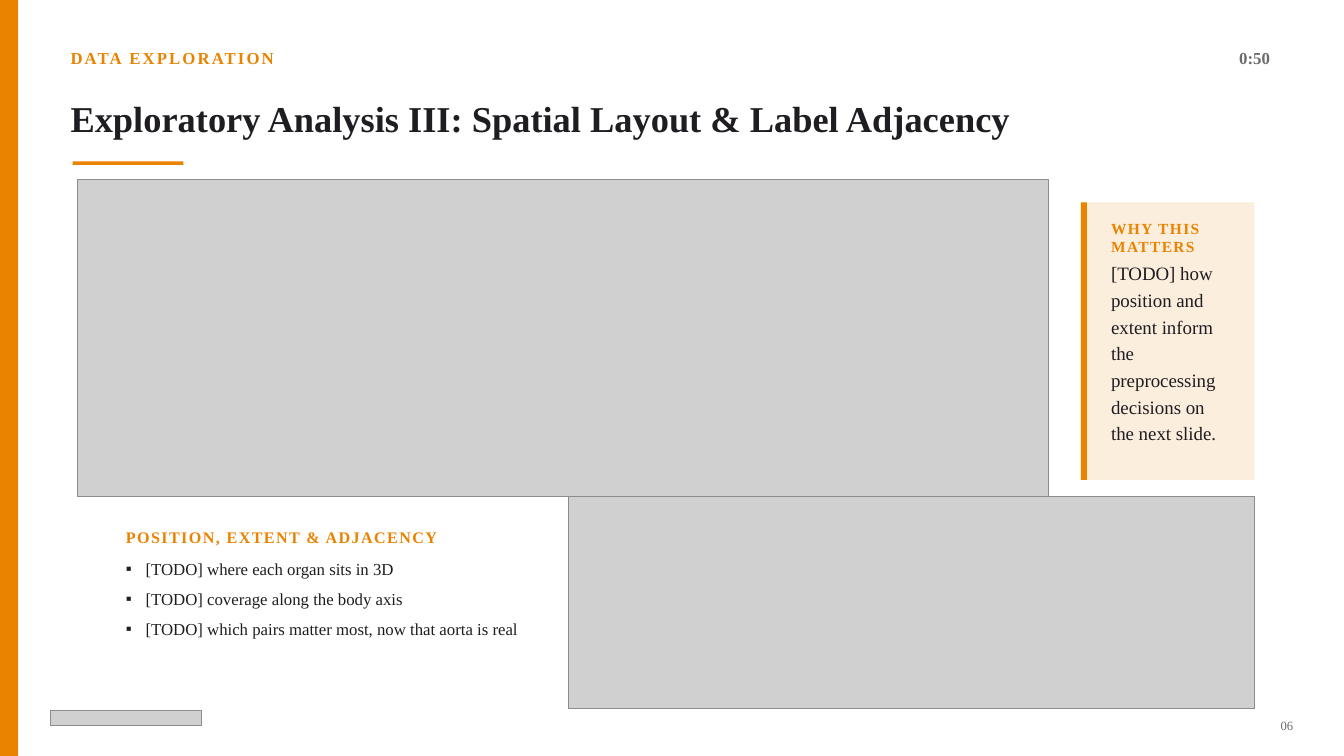
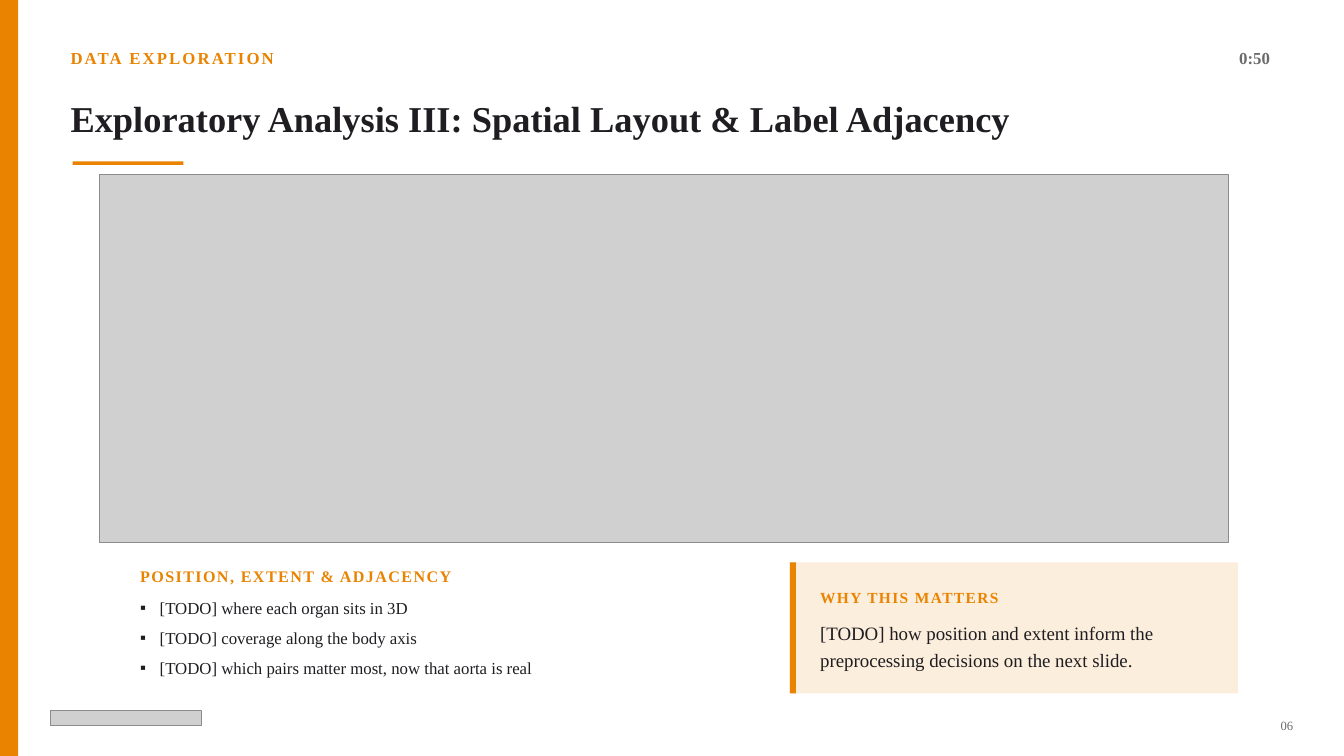
Before and after one commit to HKervadec/ai4mi_project, a slide deck: slide 7 of deck/midproject_outline.pptx. Drawn at 1344x756 pixels with LibreOffice and Linux fonts; fonts in the diff are those of the drawing; grey boxes stand for pictures. Boxes give left, top, right and bottom in pixels: in the first picture for what was removed or moved away, otherwise in the second. Text is boxed around its words. In the diff, an @@ line names an element or a change of style, - is before the commit and + after.

Commit message:
Deck: contact strip moved to the appendix, spatial slide layout updated

```diff
--- a/deck/midproject_outline.pptx
+++ b/deck/midproject_outline.pptx
@@ picture: place and size @@
-picture at bbox=[77, 179, 1049, 496]
+picture at bbox=[99, 174, 1228, 542]
@@ rectangle removed at bbox=[1081, 203, 1254, 480] @@
@@ rectangle removed at bbox=[1081, 203, 1087, 480] @@
@@ picture removed at bbox=[569, 496, 1255, 709] @@
@@ text "POSITION, EXTENT & ADJACENCY": place and size @@
-text "POSITION, EXTENT & ADJACENCY" at bbox=[126, 532, 437, 546]
+text "POSITION, EXTENT & ADJACENCY" at bbox=[140, 571, 451, 585]
@@ rectangle added at bbox=[790, 563, 1238, 694], fill #FCEEDC @@
@@ rectangle added at bbox=[790, 563, 797, 694], fill #E98300 @@
@@ text "[TODO] where each organ sits ...": place and size @@
-text "[TODO] where each organ sits ..." at bbox=[146, 563, 518, 639]
+text "[TODO] where each organ sits ..." at bbox=[160, 602, 532, 678]
@@ text "WHY THIS MATTERS" rewrapped from bbox=[1111, 224, 1199, 252] to bbox=[820, 593, 998, 603] @@
@@ text "[TODO] how position and extent ..." rewrapped from bbox=[1111, 267, 1216, 441] to bbox=[820, 626, 1153, 671] @@
```
Also in this commit, not shown: 1 other slide changed.
